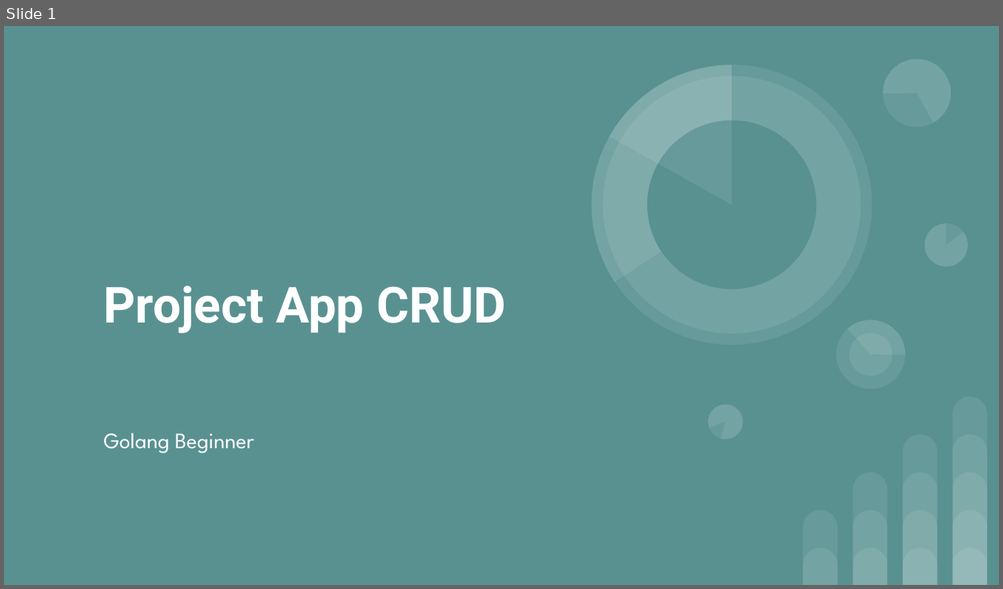
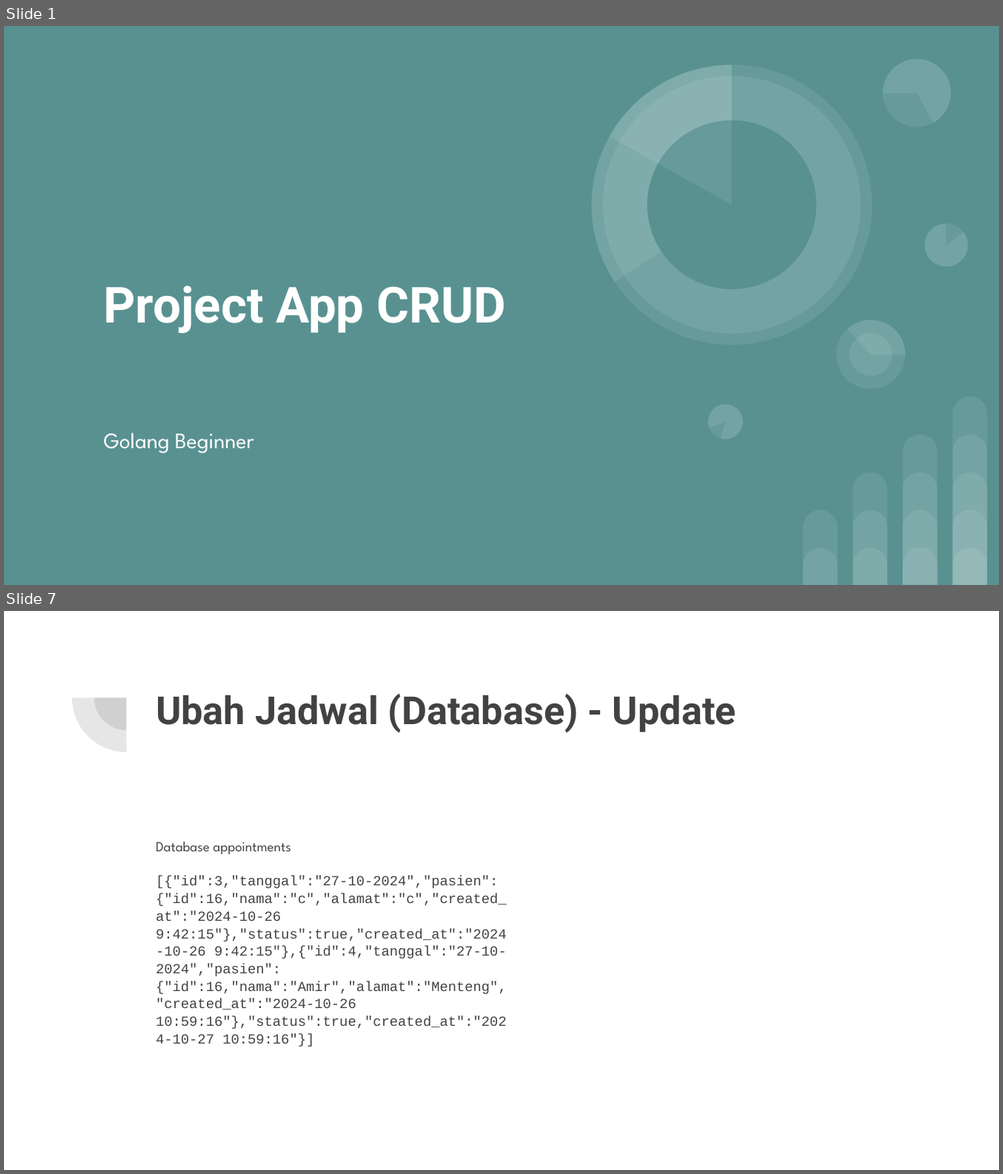
Before and after one commit to paulus-otto-harman/project-app-crud-golang-paul, a slide deck: Project App CRUD Golang Paul.pptx. Shown one above the other, each under a label of ours: slide 1 before the commit, slides 1 and 7 after it; the slides between them are not shown. The pictures are 1003x589 and 1003x1174 pixels, drawn with LibreOffice and Linux fonts; fonts in the diff are those of the drawing. Boxes give left, top, right and bottom in pixels: in the first picture for what was removed or moved away, otherwise in the second. Text is boxed around its words. In the diff, an @@ line names an element or a change of style, - is before the commit and + after.

```diff
--- a/Project App CRUD Golang Paul.pptx
+++ b/Project App CRUD Golang Paul.pptx
@@ slide 7 added at (x1=4, y1=611, x2=999, y2=1170), background #FFFFFF @@
@@ pie slice (boxed as its full ellipse) added at (x1=71, y1=644, x2=180, y2=752), fill #424242 at 13% opacity @@
@@ pie slice (boxed as its full ellipse) added at (x1=94, y1=666, x2=159, y2=730), fill #424242 at 13% opacity @@
@@ title added at (x1=156, y1=694, x2=736, y2=733), 28 pt, text #424242, bold @@
+Ubah Jadwal (Database) - Update
@@ text added at (x1=156, y1=842, x2=506, y2=1047), 10.1 pt, text #424242 @@
+Database appointments
+[{"id":3,"tanggal":"27-10-2024","pasien":{"id":16,"nama":"c","alamat":"c","created_at":"2024-10-26 9:42:15"},"status":true,"created_at":"2024-10-26 9:42:15"},{"id":4,"tanggal":"27-10-2024","pasien":{"id":16,"nama":"Amir","alamat":"Menteng","created_at":"2024-10-26 10:59:16"},"status":true,"created_at":"2024-10-27 10:59:16"}]
```
Also in this commit, not shown: 2 slides changed, 6 other slides added, 2 other files.
